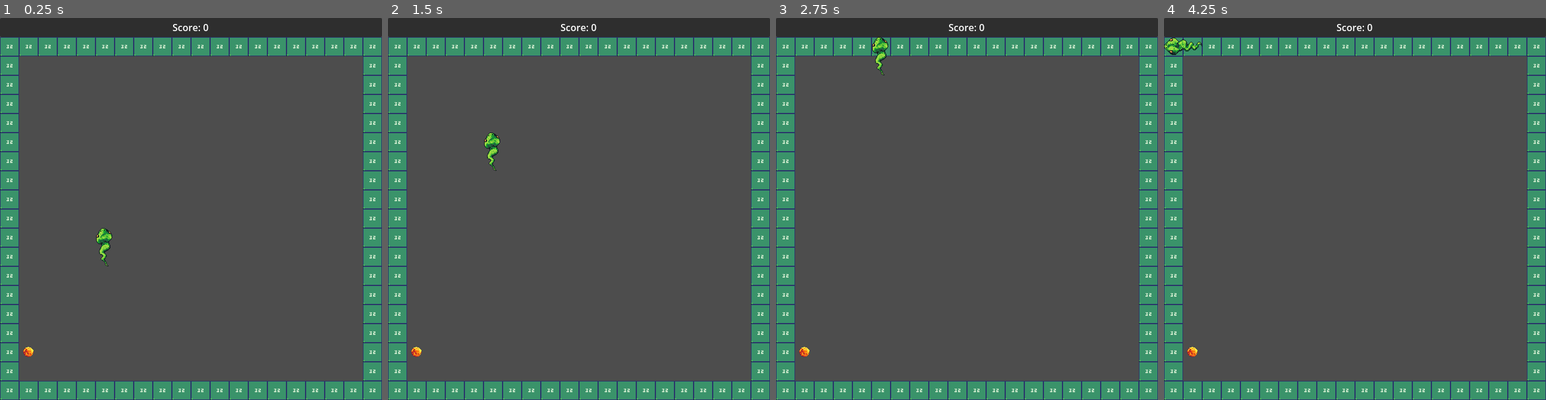
Above: before the commit, frames 1-4 (left to right).
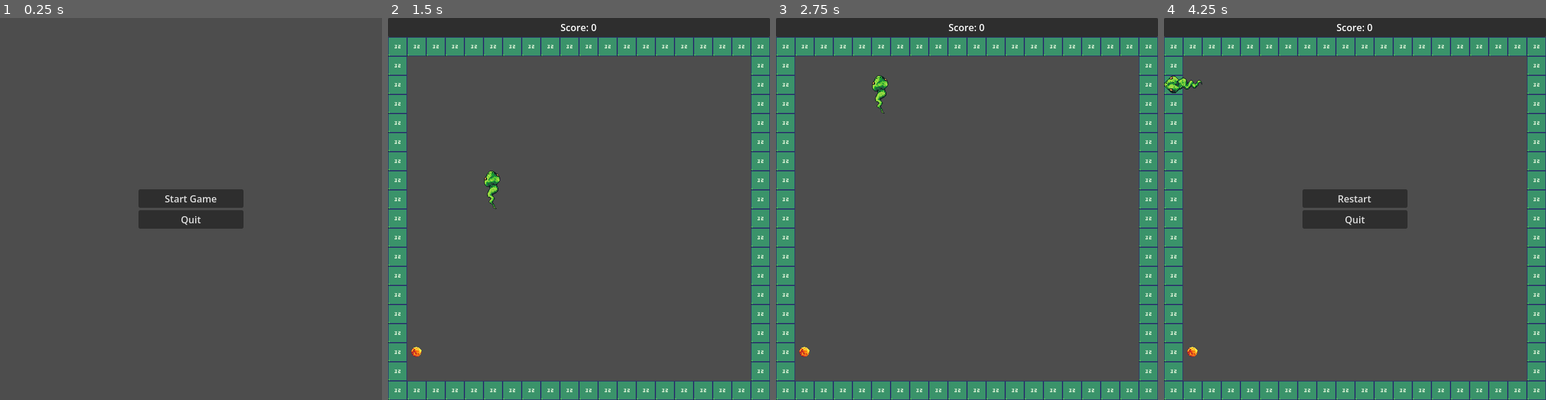
Above: after the commit, the same moments.

Repository: danielcreid/snake
Game: Godot game, scene res://src/menus/StartScreen.tscn
Two runs of this game, one before a commit and one after it. Both use one fixed random seed, a clock stepped at 60 frames per second and the inputs below. Before the commit the project starts from res://src/gameplay/gameplay.tscn.
Inputs (mouse positions are in pixels of both pictures, inside the frame that each line leads up to):
- Up to frame 1 (0.25 s): no input
- Up to frame 2 (1.5 s): click (579, 197) at 0.5 s, where only the run after the commit has a clickable "Start Game"; hold W (move_up) from 1.28 s (still down)
- Up to frame 3 (2.75 s): keep holding W (move_up)
- Up to frame 4 (4.25 s): release W (move_up) at 2.78 s; hold A (move_left) from 2.78 s (still down)

The runs differ from the first frame. In frame 1, 26% of the frame differs, in the area x 0-100%, y 0-100%; in frame 2, 0.4%; in frame 3, 0.4%; in frame 4, 3.1%.

Commit message:
Start and game over screens

Diff:
--- a/project.godot
+++ b/project.godot
@@ -11,7 +11,7 @@
 [application]
 
 config/name="Snake"
-run/main_scene="uid://de8f6gnksi7pd"
+run/main_scene="uid://cyw6l5k31dc3x"
 config/features=PackedStringArray("4.7", "Forward Plus")
 config/icon="res://icon.svg"
 
--- a/src/gameplay/gameplay.gd
+++ b/src/gameplay/gameplay.gd
@@ -1,11 +1,12 @@
 # TODO:
-# 1. Start and Game Over screens
-# 2. Save high score
-# 3. Pause state
+# 1. Save high score
+# 2. Pause state
 # 4. ...
 # 5. Update food sprite, random spawn different foods, give different foods different score values
 
 class_name Gameplay extends Node2D
+
+const GAME_OVER_SCREEN: PackedScene = preload("res://src/menus/GameOverScreen.tscn")
 
 @onready var head = %Head
 @onready var tail = %Tail
@@ -22,6 +23,8 @@
 var current_move_direction: Vector2 = move_direction
 var new_snake_part: SnakePart = null
 var snake_parts: Array = []
+
+var game_over_menu: GameOverScreen
 
 var direction_priority: Dictionary = {
 	"left": 1,
@@ -202,4 +205,6 @@
 
 func _on_obstacle_hit(area) -> void:
 	print("Obstacle hit: ", area)
+	game_over_menu = GAME_OVER_SCREEN.instantiate()
+	add_child(game_over_menu)
 	# Game Over
--- /dev/null
+++ b/src/menus/GameOverScreen.tscn
@@ -0,0 +1,31 @@
+[gd_scene format=3 uid="uid://bwo2njplbjajd"]
+
+[ext_resource type="Script" uid="uid://c0ju8mp2fwsay" path="res://src/menus/game_over_screen.gd" id="1_0y6ay"]
+
+[node name="GameOverScreen" type="CanvasLayer" unique_id=1648236781]
+process_mode = 3
+script = ExtResource("1_0y6ay")
+
+[node name="Container" type="VBoxContainer" parent="." unique_id=226207099]
+anchors_preset = 8
+anchor_left = 0.5
+anchor_top = 0.5
+anchor_right = 0.5
+anchor_bottom = 0.5
+offset_left = -88.0
+offset_top = -33.0
+offset_right = 88.0
+offset_bottom = 33.0
+grow_horizontal = 2
+grow_vertical = 2
+alignment = 1
+
+[node name="RestartButton" type="Button" parent="Container" unique_id=793983963]
+unique_name_in_owner = true
+layout_mode = 2
+text = "Restart"
+
+[node name="QuitButton" type="Button" parent="Container" unique_id=841993922]
+unique_name_in_owner = true
+layout_mode = 2
+text = "Quit"
--- /dev/null
+++ b/src/menus/StartScreen.tscn
@@ -0,0 +1,30 @@
+[gd_scene format=3 uid="uid://cyw6l5k31dc3x"]
+
+[ext_resource type="Script" uid="uid://2algtgkvbg0j" path="res://src/menus/start_screen.gd" id="1_ovj2a"]
+
+[node name="StartScreen" type="CanvasLayer" unique_id=483779397]
+script = ExtResource("1_ovj2a")
+
+[node name="Container" type="VBoxContainer" parent="." unique_id=764726072]
+anchors_preset = 8
+anchor_left = 0.5
+anchor_top = 0.5
+anchor_right = 0.5
+anchor_bottom = 0.5
+offset_left = -88.0
+offset_top = -33.0
+offset_right = 88.0
+offset_bottom = 33.0
+grow_horizontal = 2
+grow_vertical = 2
+alignment = 1
+
+[node name="StartButton" type="Button" parent="Container" unique_id=284005179]
+unique_name_in_owner = true
+layout_mode = 2
+text = "Start Game"
+
+[node name="QuitButton" type="Button" parent="Container" unique_id=1021437118]
+unique_name_in_owner = true
+layout_mode = 2
+text = "Quit"
--- /dev/null
+++ b/src/menus/game_over_screen.gd
@@ -0,0 +1,26 @@
+class_name GameOverScreen extends CanvasLayer
+
+@onready var restart: Button = %RestartButton
+@onready var quit: Button = %QuitButton
+
+func _ready() -> void:
+	restart.pressed.connect(_on_restart_button_pressed)
+	quit.pressed.connect(_on_quit_button_pressed)
+
+	if OS.has_feature("web"):
+		quit.visible = false
+
+func _on_restart_button_pressed() -> void:
+	print("restart pressed")
+	get_tree().reload_current_scene()
+
+func _on_quit_button_pressed() -> void:
+	get_tree().quit()
+
+# Pause based on when GameOverScene enters or exits the tree
+func _notification(what):
+	match what:
+		NOTIFICATION_ENTER_TREE:
+			get_tree().paused = true
+		NOTIFICATION_EXIT_TREE:
+			get_tree().paused = false
--- /dev/null
+++ b/src/menus/start_screen.gd
@@ -0,0 +1,19 @@
+class_name StartScreen extends CanvasLayer
+
+const GAMEPLAY_SCENE: PackedScene = preload("res://src/gameplay/gameplay.tscn")
+
+@onready var start: Button = %StartButton
+@onready var quit: Button = %QuitButton
+
+func _ready() -> void:
+	start.pressed.connect(_on_start_button_pressed)
+	quit.pressed.connect(_on_quit_button_pressed)
+
+	if OS.has_feature("web"):
+		quit.visible = false
+
+func _on_start_button_pressed() -> void:
+	get_tree().change_scene_to_packed(GAMEPLAY_SCENE)
+
+func _on_quit_button_pressed() -> void:
+	get_tree().quit()
Not shown, added: src/menus/game_over_screen.gd.uid
Not shown, added: src/menus/start_screen.gd.uid
